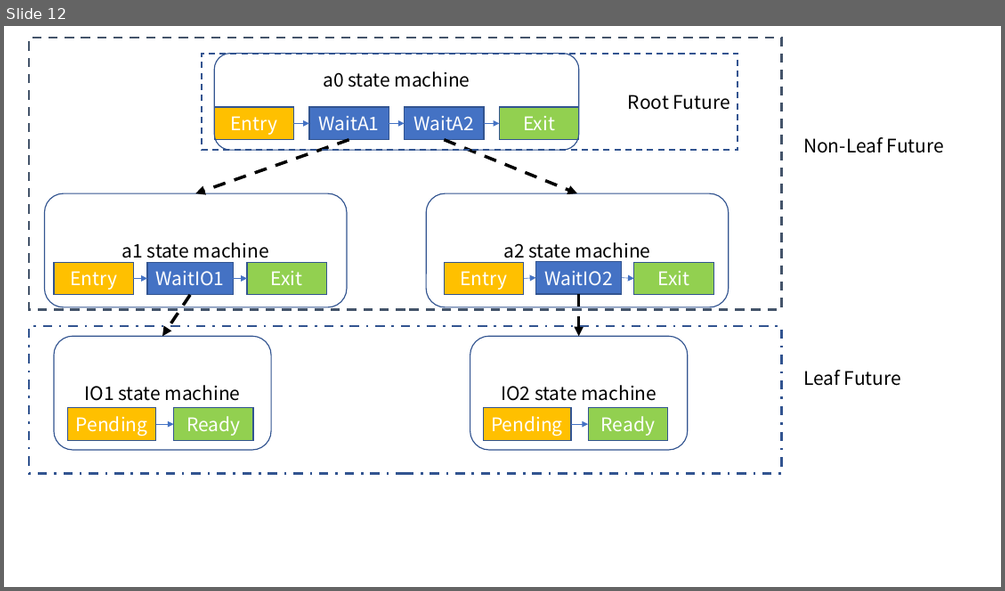
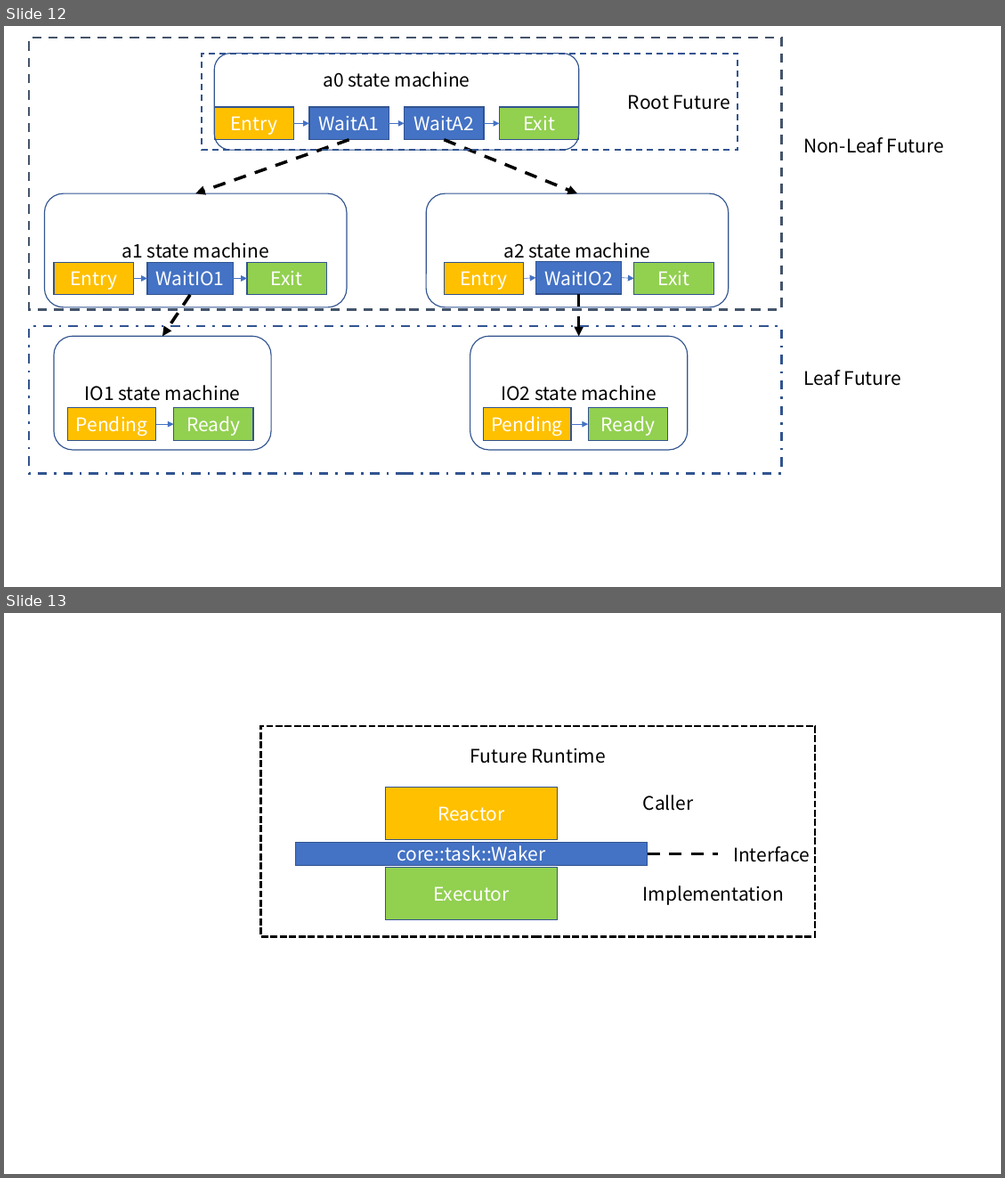
Before and after one commit to wyfcyx/osnotes, a slide deck: Rust/rust-async-introduction/演示文稿1.pptx. Shown one above the other, each under a label of ours: slide 12 before the commit, slides 12 and 13 after it. The pictures are 1005x591 and 1005x1178 pixels, drawn with LibreOffice and Linux fonts; fonts in the diff are those of the drawing. Boxes give left, top, right and bottom in pixels: in the first picture for what was removed or moved away, otherwise in the second. Text is boxed around its words. In the diff, an @@ line names an element or a change of style, - is before the commit and + after.

```diff
--- a/Rust/rust-async-introduction/演示文稿1.pptx
+++ b/Rust/rust-async-introduction/演示文稿1.pptx
@@ slide 13 added at (4, 613, 1001, 1174), background #FFFFFF @@
@@ rectangle added at (260, 726, 815, 937), outline #000000 2.25 pt dashed @@
@@ text added at (470, 748, 606, 763), 18 pt, text #000000 @@
+Future Runtime
@@ rectangle added at (386, 787, 558, 840), fill #FFC000, outline #325491 1 pt, 18 pt, text #FFFFFF @@
+Reactor
@@ text added at (643, 795, 694, 811), 18 pt, text #000000 @@
+Caller
@@ rectangle added at (296, 842, 647, 865), fill #4472C4, outline #325491 1 pt, 18 pt, text #FFFFFF @@
+core::task::Waker
@@ text added at (733, 846, 809, 862), 18 pt, text #000000 @@
+Interface
@@ rectangle added at (386, 868, 558, 920), fill #92D050, outline #325491 1 pt, 18 pt, text #FFFFFF @@
+Executor
@@ line added from (647, 854) to (718, 854), #000000 3 pt dashed @@
@@ text added at (643, 885, 784, 905), 18 pt, text #000000 @@
+Implementation
```
Also in this commit, not shown: 6 other slides added, 11 other files.
